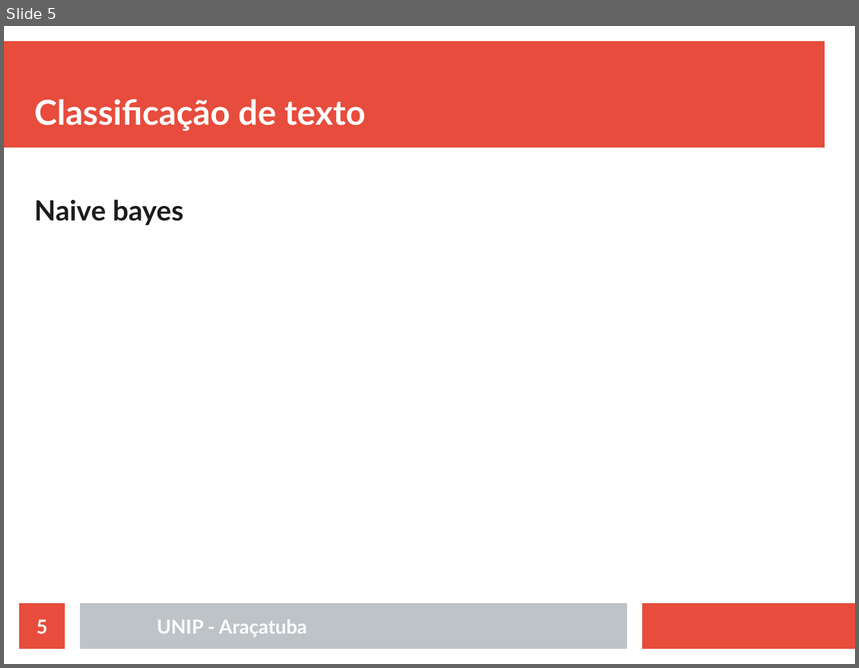
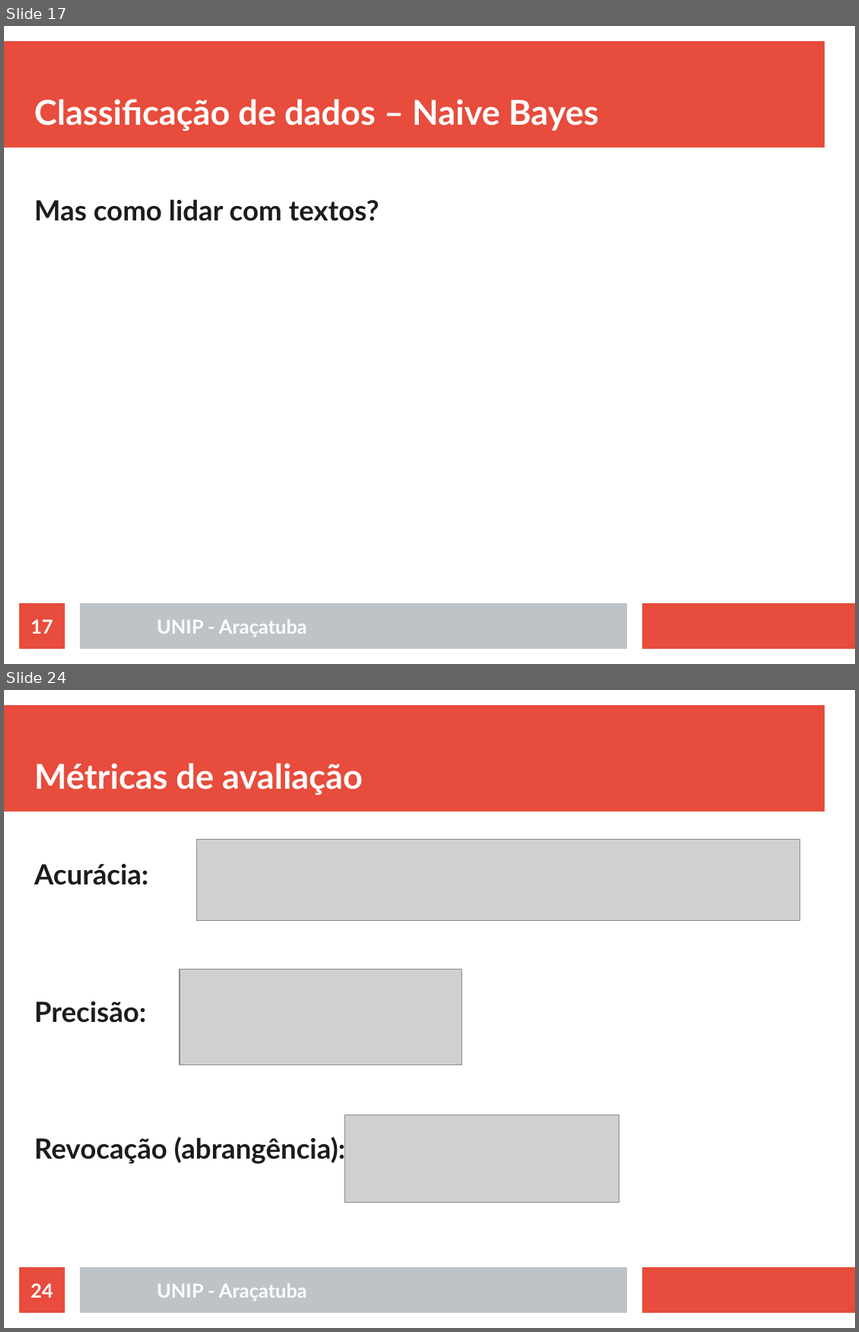
Before and after one commit to rafaelstojoao/pos-unip, a slide deck: [2020][modulo][Processamento_Linguagem_Natural]/[aula]02[classificacao].odp. Shown one above the other, each under a label of ours: slide 5 before the commit, slides 17 and 24 after it; the slides between them are not shown. The pictures are 859x668 and 859x1332 pixels, drawn with LibreOffice and Linux fonts; fonts in the diff are those of the drawing; grey boxes stand for pictures. Boxes give left, top, right and bottom in pixels: in the first picture for what was removed or moved away, otherwise in the second. Text is boxed around its words. In the diff, an @@ line names an element or a change of style, - is before the commit and + after.

```diff
--- a/[2020][modulo][Processamento_Linguagem_Natural]/[aula]02[classificacao].odp
+++ b/[2020][modulo][Processamento_Linguagem_Natural]/[aula]02[classificacao].odp
@@ slide 24 added at (x1=4, y1=690, x2=855, y2=1328), background #FFFFFF; not listed: 3 template elements that a slide beside it also shows @@
@@ title added at (x1=34, y1=763, x2=363, y2=795), 32 pt, text #FFFFFF, bold @@
+Métricas de avaliação
@@ picture added at (x1=196, y1=840, x2=800, y2=921) @@
@@ text added at (x1=34, y1=864, x2=345, y2=1164), 26 pt, text #1C1C1C, bold @@
+Acurácia:
+Precisão:
+Revocação (abrangência):
@@ picture added at (x1=180, y1=969, x2=462, y2=1065) @@
@@ picture added at (x1=344, y1=1116, x2=619, y2=1203) @@
@@ page number added at (x1=19, y1=1268, x2=65, y2=1313), fill #E74C3C, 18 pt, text #FFFFFF, bold @@
+24
@@ text added at (x1=157, y1=1284, x2=307, y2=1301), 18 pt, text #FFFFFF, bold @@
+UNIP - Araçatuba
@@ what was slide 5 is now slide 17 @@
@@ slide 17 changed as well @@
@@ title at (x1=34, y1=99, x2=599, y2=131): text changed @@
-Classificação de texto
+Classificação de dados – Naive Bayes
@@ text at (x1=34, y1=199, x2=379, y2=221): text changed @@
-Naive bayes
+Mas como lidar com textos?
@@ page number at (x1=31, y1=620, x2=53, y2=634): text changed @@
-5
+17
```
Also in this commit, not shown: 2 other slides changed, 24 other slides added, 4 slides removed, 46 other files.
